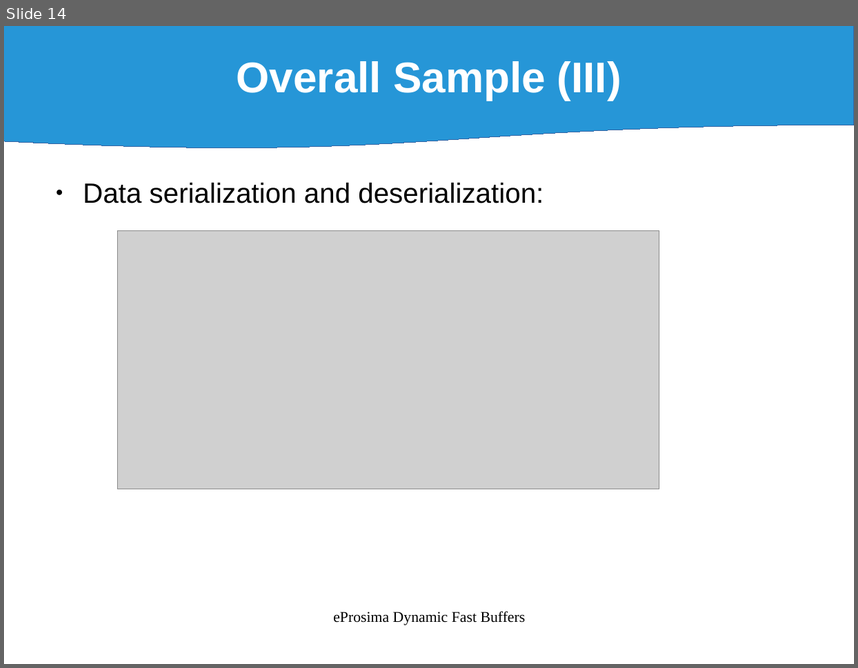
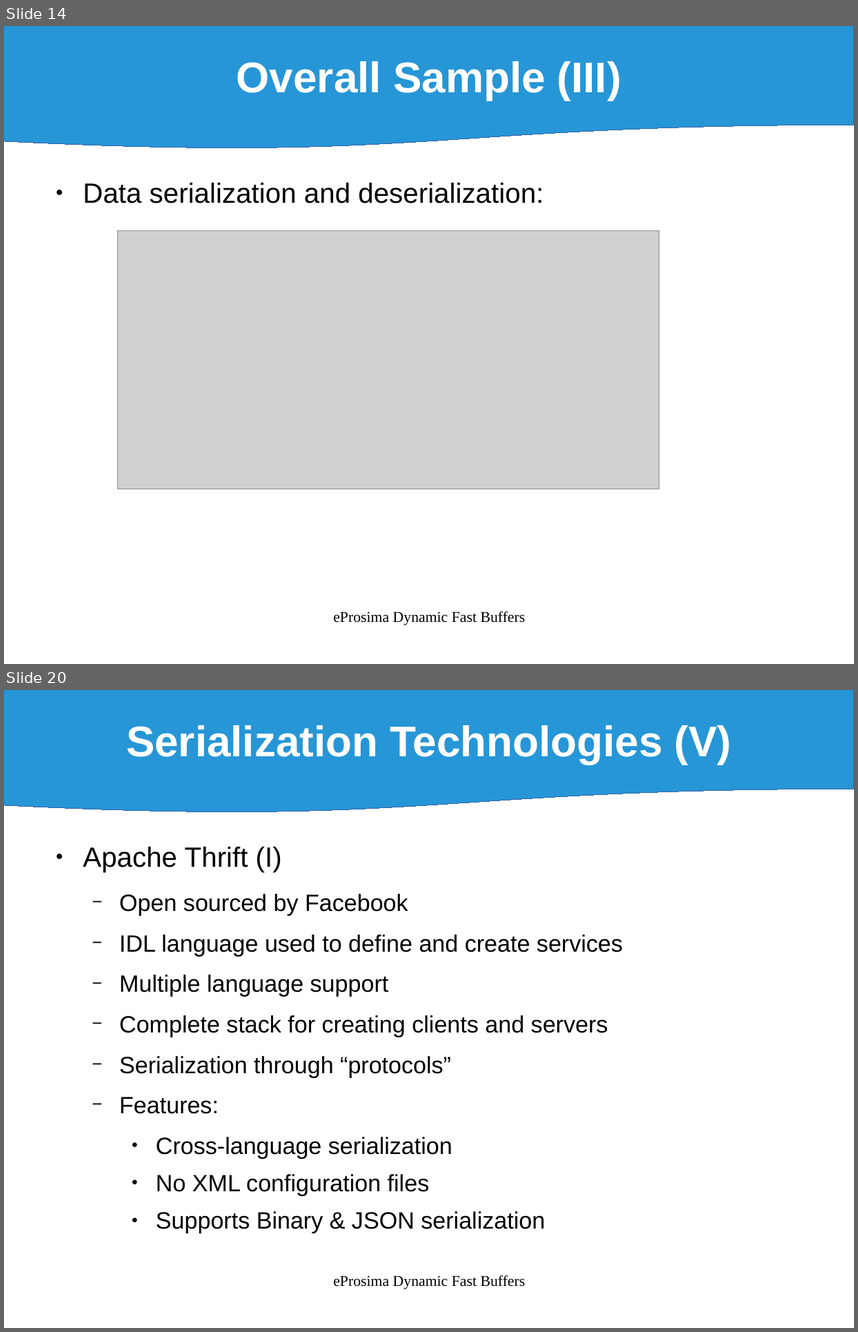
Before and after one commit to eProsima/Dynamic-Fast-Buffers, a slide deck: doc/DynamicFastBuffers_v0.1.odp. Shown one above the other, each under a label of ours: slide 14 before the commit, slides 14 and 20 after it; the slides between them are not shown. The pictures are 858x668 and 858x1332 pixels, drawn with LibreOffice and Linux fonts; fonts in the diff are those of the drawing; grey boxes stand for pictures. Boxes give left, top, right and bottom in pixels: in the first picture for what was removed or moved away, otherwise in the second. Text is boxed around its words. In the diff, an @@ line names an element or a change of style, - is before the commit and + after.

```diff
--- a/doc/DynamicFastBuffers_v0.1.odp
+++ b/doc/DynamicFastBuffers_v0.1.odp
@@ slide 20 added at (x1=4, y1=690, x2=854, y2=1328), background #FFFFFF @@
@@ flow chart document added at (x1=4, y1=690, x2=854, y2=814), fill #0084D1 at 85% opacity, outline #3465A4 0 pt, 40 pt, text #FFFFFF, bold @@
+Serialization Technologies (V)
@@ text added at (x1=83, y1=846, x2=623, y2=1233), 22 pt, text #000000 @@
+● Apache Thrift (I)
+  − Open sourced by Facebook
+  − IDL language used to define and create services
+  − Multiple language support
+  − Complete stack for creating clients and servers
+  − Serialization through “protocols”
+  − Features:
+    ● Cross-language serialization
+    ● No XML configuration files
+    ● Supports Binary & JSON serialization
@@ text added at (x1=333, y1=1274, x2=526, y2=1289), 14 pt, text #000000 @@
+eProsima Dynamic Fast Buffers
```
Also in this commit, not shown: 4 slides changed, 20 other slides added, 8 other files.
